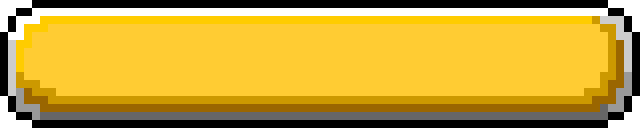
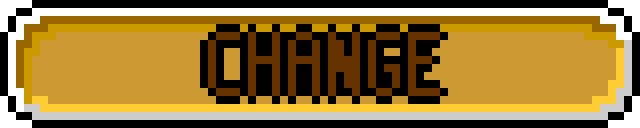
Layers edited between the first and the second 640x128 image:
added layer "text_change_pressed" above "text_change" over [200,24,448,104]
showed "Копия Фон" over [8,16,632,120]
hid "Фон" over [8,16,632,120]
